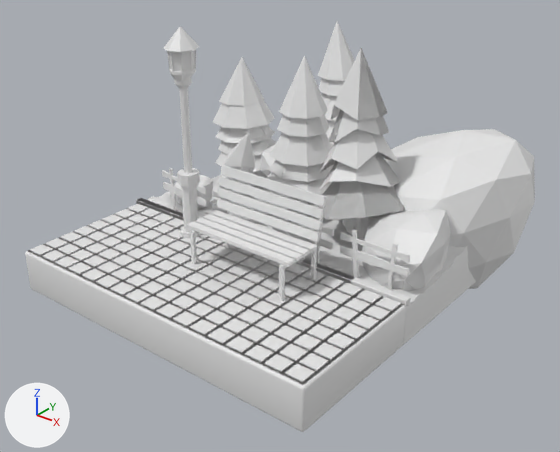
The Blender file Park.blend as it was, and as the next commit left it.
Rendered twice from a 50 mm lens placed at (5.18, -6.27, 4.15), pointed at (0.08, 0.11, 0.19). Every picture has the same lights, and +X, +Y and +Z are marked at lower left.

The first picture shows 'Circle', 'Cit', 'Cit.001', 'Cit.003', 'Kaldırım', 'Kaya1', 'Plane', 'TasZemin', 'TasZemin.001', 'TemelAgac', 'TemelAgac.001', 'TemelAgac.002', 'TemelAgac.003', 'TemelAgac.004', 'ToprakZemin', 'kaya2', 'kaya3'.
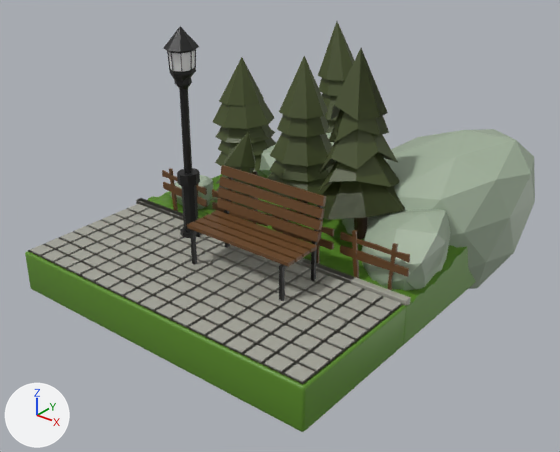
Boxes (x1, y1, x2, y2) around the edits, measured in the pictures (560 x 452 px):
'TasZemin.001', recoloured (white to grey)
    both: (28, 204, 403, 384)
'TasZemin', recoloured (grey to green)
    both: (25, 251, 406, 432)
'Kaya1', recoloured (white to grey)
    both: (341, 129, 535, 289)
'ToprakZemin', recoloured (grey to green)
    both: (148, 170, 476, 345)
'kaya3', recoloured (white to grey)
    both: (361, 209, 451, 291)
'Cit', recoloured (grey to brown)
    both: (340, 230, 410, 290)
'Kaldırım', recoloured (white to grey)
    both: (136, 198, 411, 306)
'Cit.001', recoloured (grey to brown)
    both: (162, 168, 207, 219)
'Cit.003', recoloured (grey to brown)
    both: (272, 207, 334, 264)
'kaya2', recoloured (white to grey)
    both: (260, 133, 334, 176)
part 1 of me_plane_003, recoloured (white to brown)
    both: (187, 165, 326, 266)
part 2 of me_plane_003, recoloured (grey to brown)
    both: (288, 197, 326, 267)
part 3 of me_plane_003, recoloured (grey to black)
    both: (190, 177, 233, 265)
part 4 of me_plane_003, recoloured (grey to black)
    both: (279, 205, 323, 301)
part 5 of me_circle_001, recoloured (grey to green)
    both: (267, 56, 334, 198)
part 6 of me_circle_003, recoloured (grey to green)
    both: (314, 48, 405, 220)
part 7 of me_circle_003, recoloured (grey to black)
    both: (354, 217, 368, 239)
part 8 of me_circle_005, recoloured (grey to green)
    both: (213, 57, 276, 172)
part 9 of me_circle_004, recoloured (grey to green)
    both: (210, 131, 256, 209)
part 10 of me_circle_006, recoloured (white to green)
    both: (318, 21, 355, 133)
part 11 of me_circle, recoloured (grey to black)
    both: (164, 26, 202, 238)

Patch to the scene script:
```diff
--- a/Park.blend.py
+++ b/Park.blend.py
@@ mat_metal @@
+mat_metal = principled_material('metal')
+mat_metal.base_color = (0.0075, 0.0075, 0.0075)  # black #151515
@@ mat_govde @@
+mat_govde = principled_material('govde')
+mat_govde.base_color = (0.0578, 0.0782, 0.0176)  # dark green #444f24
@@ me_plane_003 @@
 me_plane_003.from_pydata(...)  # 184 vertices, 164 faces; spans x -0.103..1.297, y -0.56..0.126, z 0.0..0.993
+# me_plane_003 part 1: all 32 faces centred in x 0.597, y -0.523..0.087, z 0.443..0.989 switch from no material to mat_tahta1 (brown #654321)
+# me_plane_003 part 2: all 8 faces centred in x 1.297, y -0.473..0.068, z 0.463..0.94 switch from no material to mat_tahta1 (brown #654321)
+# me_plane_003 part 3: all 58 faces centred in x -0.02..0.02, y -0.56..0.106, z 0.0..0.94 switch from no material to mat_metal (black #151515)
+# me_plane_003 part 4: all 58 faces centred in x 1.207..1.247, y -0.56..0.106, z 0.0..0.94 switch from no material to mat_metal (black #151515)
@@ me_plane_001 @@
 me_plane_001.from_pydata(...)  # 64 vertices, 57 faces; spans x -2.13..1.87, y -1.98..-0.28, z -0.61..-0.11
+me_plane_001.materials.append(mat_toprak)  # green #5a8a26
@@ me_plane @@
 me_plane.from_pydata(...)  # 4997 vertices, 4797 faces; spans x -2.0..2.0, y -0.26..2.0, z -0.48..0.32
+me_plane.materials.append(mat_toprak)  # green #5a8a26
@@ me_cube_001 @@
 me_cube_001.from_pydata(...)  # 1152 vertices, 1176 faces; spans x -2.0..2.01, y -0.25..-0.16, z 0.0..0.07
+me_cube_001.materials.append(mat_beton)  # grey #a5a59a
@@ me_plane_002 @@
 me_plane_002.from_pydata(...)  # 2500 vertices, 2498 faces; spans x -2.1..1.84, y -1.95..-0.28, z -0.11..-0.1
+me_plane_002.materials.append(mat_beton)  # grey #a5a59a
@@ me_icosphere @@
 me_icosphere.from_pydata(...)  # 42 vertices, 81 faces; spans x -1.8..0.57, y -1.18..0.83, z -0.92..1.07
+me_icosphere.materials.append(mat_kaya)  # grey #a0b09a
@@ me_icosphere_002 @@
 me_icosphere_002.from_pydata(...)  # 44 vertices, 81 faces; spans x -1.82..0.63, y -0.63..1.02, z -0.81..0.63
+me_icosphere_002.materials.append(mat_kaya)  # grey #a0b09a
@@ me_icosphere_003 @@
 me_icosphere_003.from_pydata(...)  # 44 vertices, 81 faces; spans x -1.73..0.82, y -1.27..1.02, z -1.26..1.13
+me_icosphere_003.materials.append(mat_kaya)  # grey #a0b09a
@@ me_circle_001 @@
 me_circle_001.from_pydata(...)  # 153 vertices, 144 faces; spans x -0.75..0.75, y -0.75..0.75, z 0.0..2.98
 # used by ob_temelagac; location = (-0.27, 1.01, -0.11); scale = (0.7, 0.7, 0.7)
+# me_circle_001 part 5: all 104 faces centred in x -0.64..0.64, y -0.64..0.64, z 0.67..2.77 switch from no material to mat_govde (dark green #444f24)
+me_circle_001.materials.append(mat_kok)  # brown #47311c
@@ me_circle_003 @@
 me_circle_003.from_pydata(...)  # 256 vertices, 238 faces, 10 loose edges; spans x -0.71..0.75, y -0.75..0.75, z 0.0..2.98
 # used by ob_temelagac_001; location = (0.77, 0.72, -0.09); scale = (0.788, 0.788, 0.788)
+# me_circle_003 part 6: 190 of the faces centred in x -0.62..0.68, y -0.66..0.66, z 0.62..2.78 switch from no material to mat_govde (dark green #444f24)
+# me_circle_003 part 7: all 48 faces centred in x -0.06..0.18, y -0.09..0.09, z 0.0..0.69 switch from no material to mat_kok (brown #47311c)
@@ me_circle_005 @@
 me_circle_005.from_pydata(...)  # 161 vertices, 152 faces; spans x -0.84..0.79, y -0.71..0.79, z -0.01..2.97
 # used by ob_temelagac_002; location = (-1.58, 1.53, -0.23); scale = (0.637, 0.637, 0.637)
+# me_circle_005 part 8: all 104 faces centred in x -0.71..0.67, y -0.61..0.69, z 0.62..2.77 switch from no material to mat_govde (dark green #444f24)
+me_circle_005.materials.append(mat_kok)  # brown #47311c
@@ me_circle_004 @@
 me_circle_004.from_pydata(...)  # 253 vertices, 227 faces, 12 loose edges; spans x -0.8..0.7, y -0.72..0.75, z 0.0..2.91
 # used by ob_temelagac_003; location = (-0.79, 0.34, -0.11); scale = (0.434, 0.434, 0.434)
+# me_circle_004 part 9: 179 of the faces centred in x -0.7..0.6, y -0.4..0.65, z 0.62..2.71 switch from no material to mat_govde (dark green #444f24)
+me_circle_004.materials.append(mat_kok)  # brown #47311c
@@ me_circle_006 @@
 me_circle_006.from_pydata(...)  # 161 vertices, 152 faces; spans x -0.76..0.75, y -0.75..0.75, z 0.0..2.99
 # used by ob_temelagac_004; location = (-0.62, 2.47, 0.0); scale = (0.7, 0.7, 0.7)
+# me_circle_006 part 10: all 104 faces centred in x -0.65..0.64, y -0.64..0.64, z 0.66..2.71 switch from no material to mat_govde (dark green #444f24)
+me_circle_006.materials.append(mat_kok)  # brown #47311c
@@ me_cube @@
 me_cube.from_pydata(...)  # 132 vertices, 60 faces; spans x 0.11..3.74, y -0.08..0.02, z -0.57..0.19
+me_cube.materials.append(mat_tahta1)  # brown #654321
@@ me_cube_003 @@
 me_cube_003.from_pydata(...)  # 68 vertices, 60 faces; spans x -0.591..0.407, y -0.091..0.038, z -0.569..0.132
+me_cube_003.materials.append(mat_tahta1)  # brown #654321
@@ me_cube_005 @@
 me_cube_005.from_pydata(...)  # 68 vertices, 60 faces; spans x 1.619..2.62, y -0.057..-0.01, z -0.569..0.132
+me_cube_005.materials.append(mat_tahta1)  # brown #654321
@@ me_circle @@
 me_circle.from_pydata(...)  # 585 vertices, 584 faces; spans x -1.5..1.5, y -1.5..1.5, z 0.0..17.9
 # used by ob_circle; location = (-0.81, -0.46, 0.0); scale = (0.125, 0.138, 0.138)
+# me_circle part 11: 576 of the faces centred in x -1.2..1.2, y -1.2..1.2, z 0.0..16.8 switch from no material to mat_metal (black #151515)
+me_circle.materials.append(mat_beyaz)  # white #e7e7e7
```
